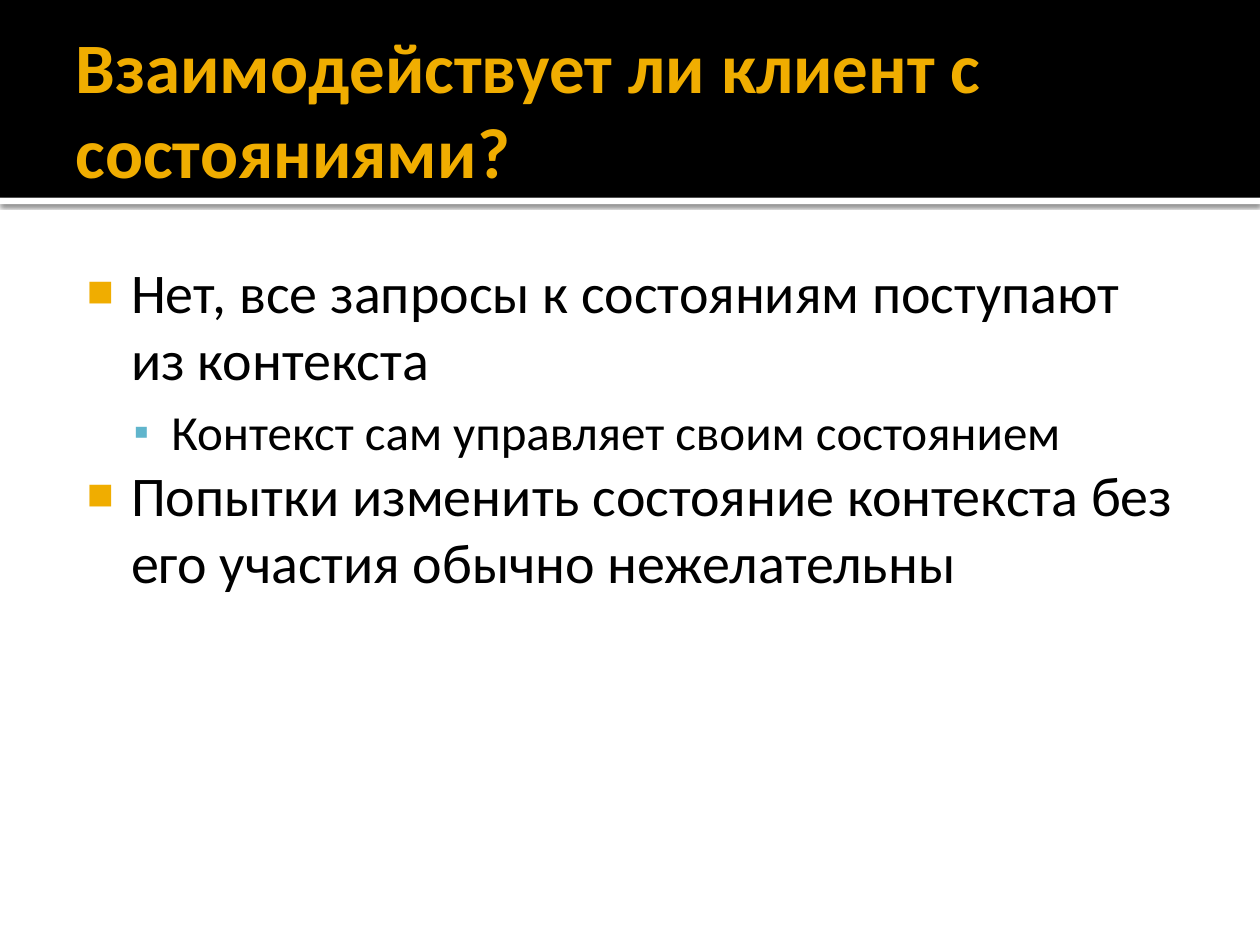
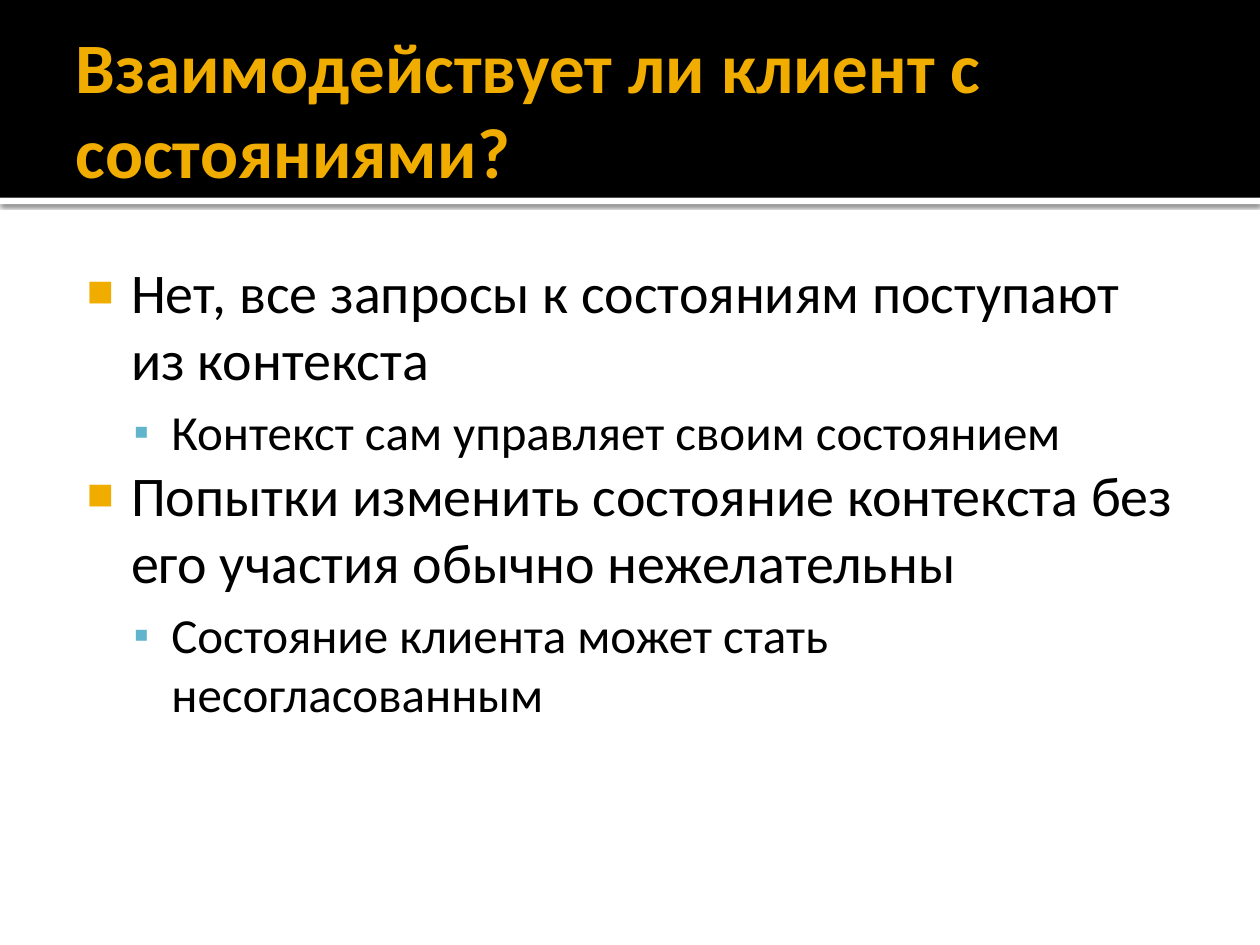
Before and after one commit to alexey-malov/ood, a slide deck: slide 31 of lectures/11.state/state.pptx (slide 28 before the commit). Drawn at 1260x945 pixels with LibreOffice and Linux fonts; fonts in the diff are those of the drawing. Boxes give left, top, right and bottom in pixels: in the first picture for what was removed or moved away, otherwise in the second. Text is boxed around its words. In the diff, an @@ line names an element or a change of style, - is before the commit and + after.

Commit message:
Обновил лекцию по паттерну "Состояние"

```diff
--- a/lectures/11.state/state.pptx
+++ b/lectures/11.state/state.pptx
@@ text at (171, 621, 828, 713): paragraph added @@
+  ▪ Состояние клиента может стать несогласованным
```
Also in this commit, not shown: 8 other slides changed, 6 slides added, 1 other file.
